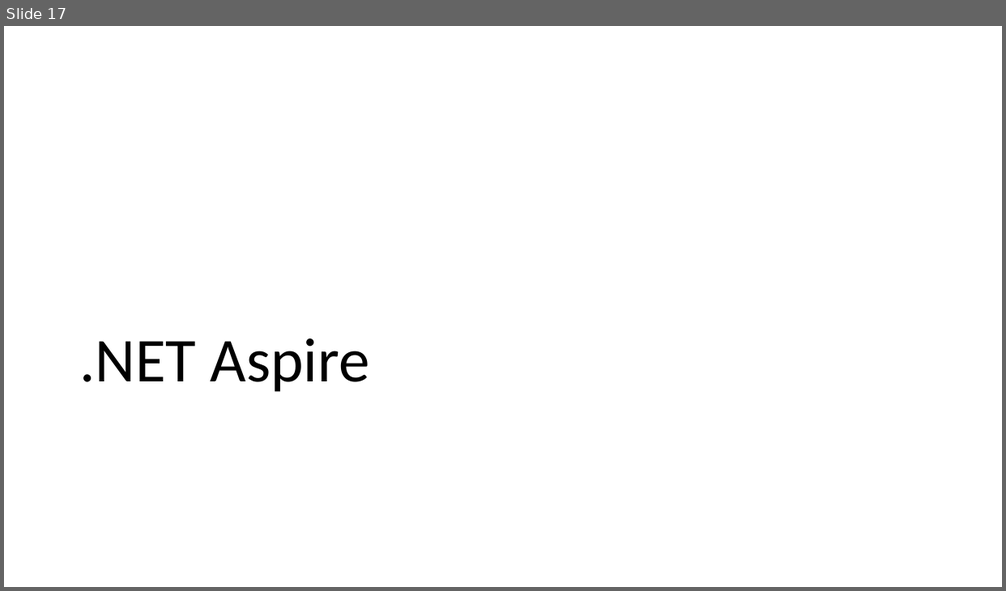
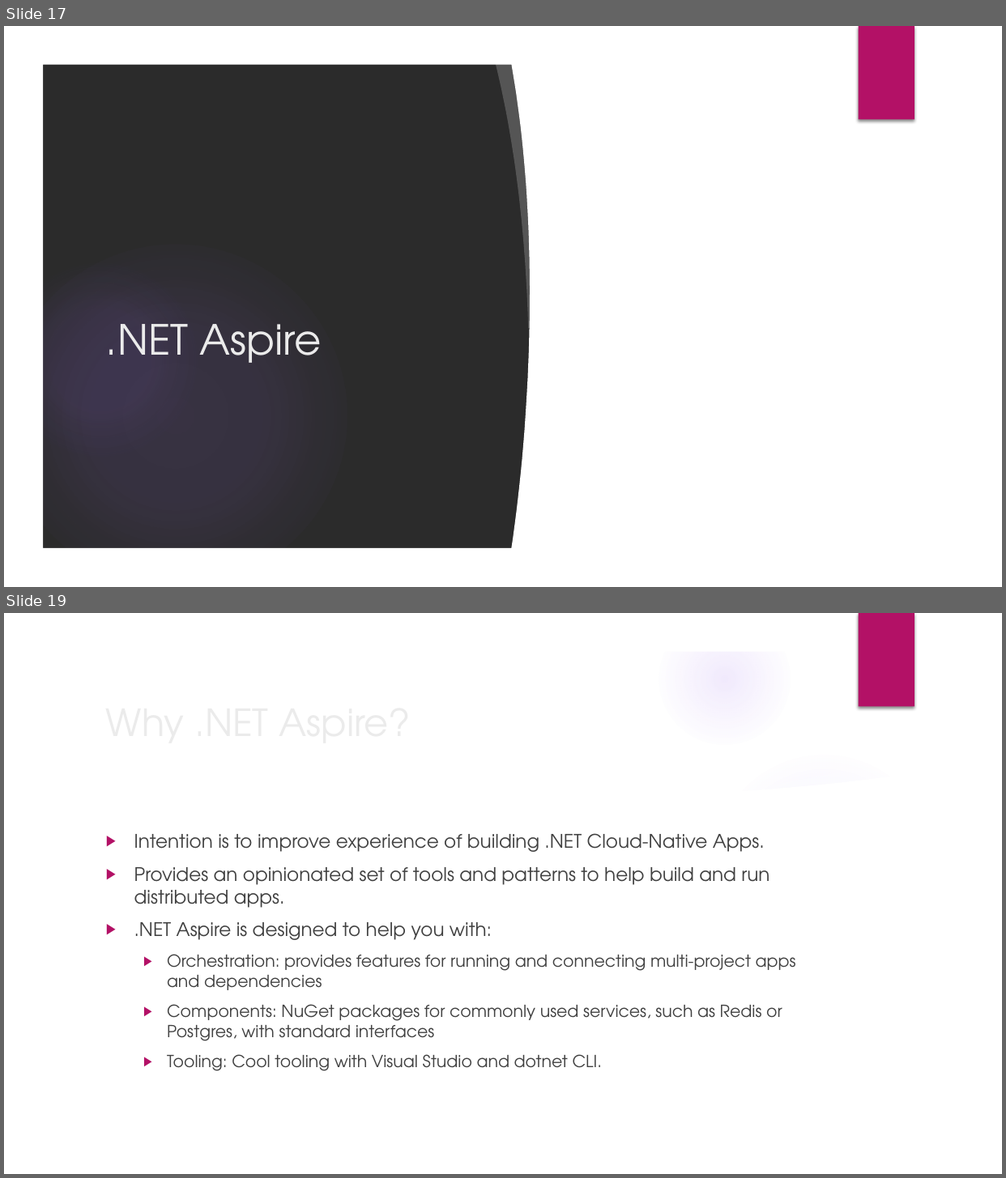
Before and after one commit to willvelida/talks, a slide deck: whats-new-cloud-native-dev-dotnet8/slide_deck.pptx. Shown one above the other, each under a label of ours: slide 17 before the commit, slides 17 and 19 after it; the slides between them are not shown. The pictures are 1006x591 and 1006x1178 pixels, drawn with LibreOffice and Linux fonts; fonts in the diff are those of the drawing; background and template pictures are left out; a plain dark background stands for a picture behind light text. Boxes give left, top, right and bottom in pixels: in the first picture for what was removed or moved away, otherwise in the second. Text is boxed around its words. In the diff, an @@ line names an element or a change of style, - is before the commit and + after.

```diff
--- a/whats-new-cloud-native-dev-dotnet8/slide_deck.pptx
+++ b/whats-new-cloud-native-dev-dotnet8/slide_deck.pptx
@@ slide 19 added at bbox=[4, 613, 1002, 1174], background picture (left out); not listed: 6 template elements that a slide beside it also shows @@
@@ title added at bbox=[98, 692, 816, 750], 36 pt, text #EBEBEB @@
+Why .NET Aspire?
@@ freeform shape added at bbox=[698, 738, 971, 820], fill #FFFFFF at 20% opacity @@
@@ ellipse added at bbox=[709, 750, 939, 981], fill gradient #9B6BF2 @@
@@ freeform shape added at bbox=[41, 766, 965, 1137], fill #FFFFFF @@
@@ text added at bbox=[134, 833, 796, 1071], 16 pt, text #404040 @@
+▶ Intention is to improve experience of building .NET Cloud-Native Apps.
+▶ Provides an opinionated set of tools and patterns to help build and run distributed apps.
+▶ .NET Aspire is designed to help you with:
+  ▶ Orchestration: provides features for running and connecting multi-project apps and dependencies
+  ▶ Components: NuGet packages for commonly used services, such as Redis or Postgres, with standard interfaces
+  ▶ Tooling: Cool tooling with Visual Studio and dotnet CLI.
@@ slide 17 changed as well @@
@@ background #FFFFFF to picture (left out) @@
@@ group added at bbox=[4, 26, 1002, 587]: 3 freeform shapes, 2 ellipses, 1 rectangle @@
@@ rectangle added at bbox=[859, 26, 914, 120], fill #B31166 @@
@@ title ".NET Aspire": place and size @@
-title ".NET Aspire" at bbox=[79, 339, 370, 392]
+title ".NET Aspire" at bbox=[106, 324, 322, 363]
@@ title ".NET Aspire" at bbox=[106, 324, 322, 363]: size 60 to 40 pt, font Calibri to TeX Gyre Adventor, text colour #000000 to #EBEBEB; line spacing 0.9 to 1; vertical alignment bottom to middle @@
```
Also in this commit, not shown: 17 other slides changed, 7 other slides added, 4 other files.
